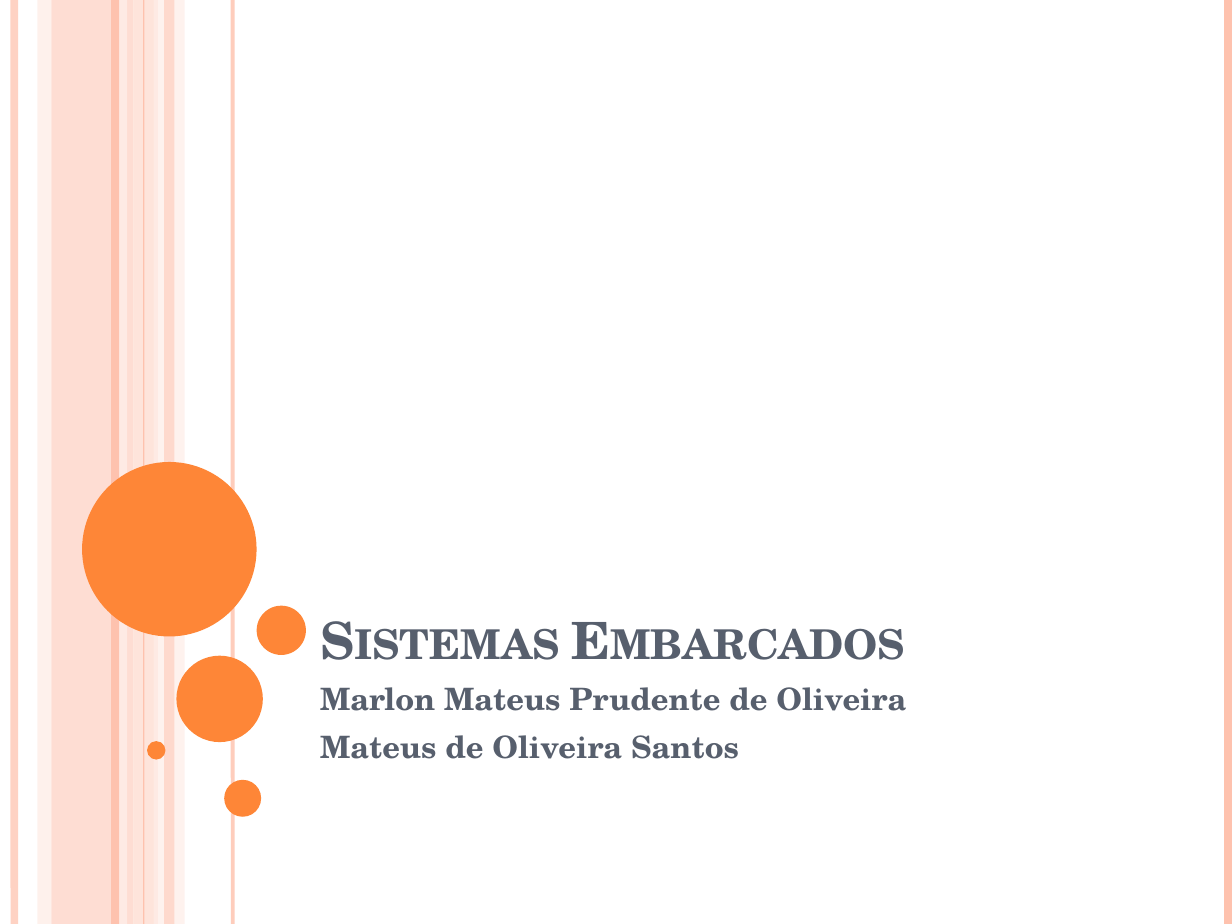
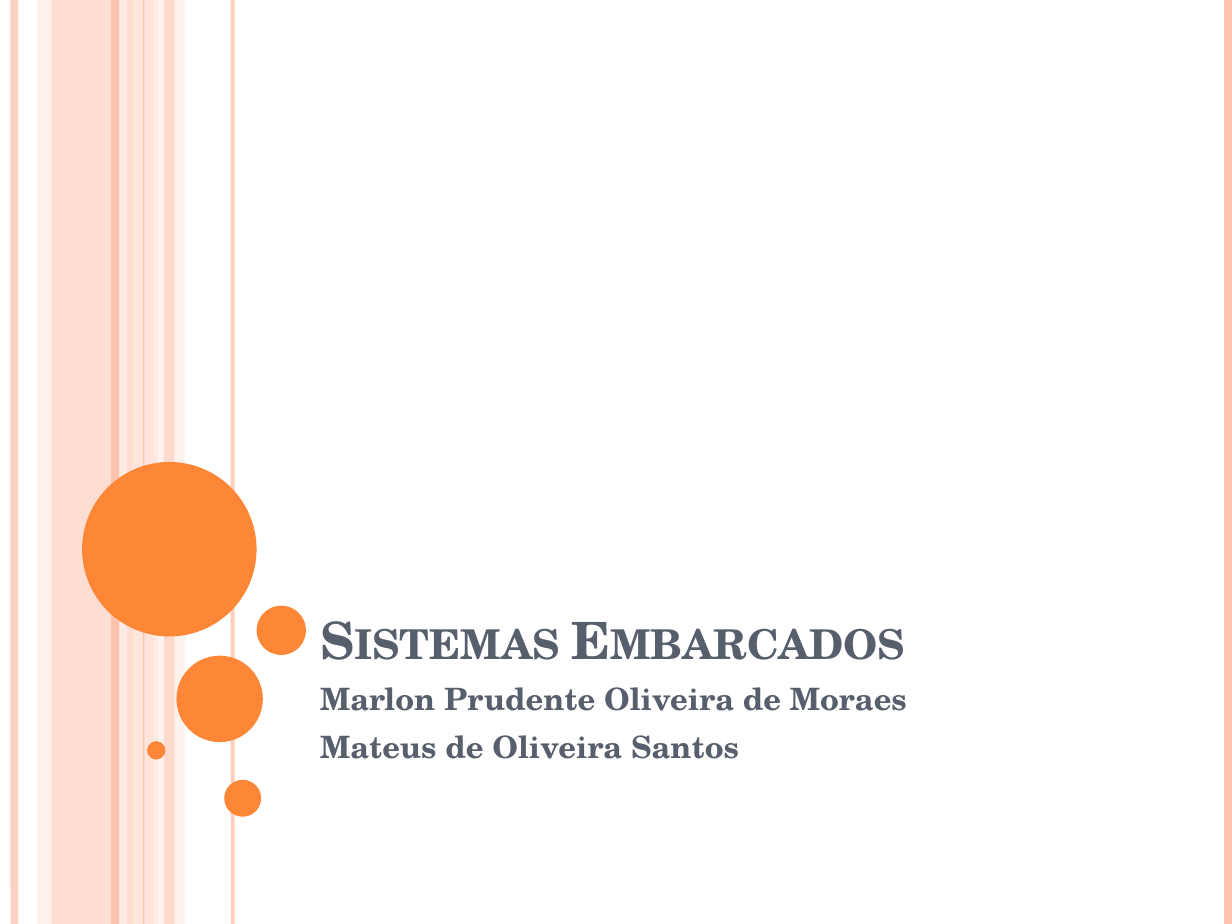
Before and after one commit to marlonprudente/SistemasEmbarcados, a slide deck: slide 1 of Lab2/lab2.pptx. Drawn at 1232x924 pixels with LibreOffice and Linux fonts; fonts in the diff are those of the drawing. Boxes give left, top, right and bottom in pixels: in the first picture for what was removed or moved away, otherwise in the second. Text is boxed around its words. In the diff, an @@ line names an element or a change of style, - is before the commit and + after.

```diff
--- a/Lab2/lab2.pptx
+++ b/Lab2/lab2.pptx
@@ subtitle at (320,687,907,711): text changed @@
-Marlon Mateus Prudente de Oliveira
+Marlon Prudente Oliveira de Moraes
```
Also in this commit, not shown: 3 other slides changed, 1 slide removed, 17 other files.
